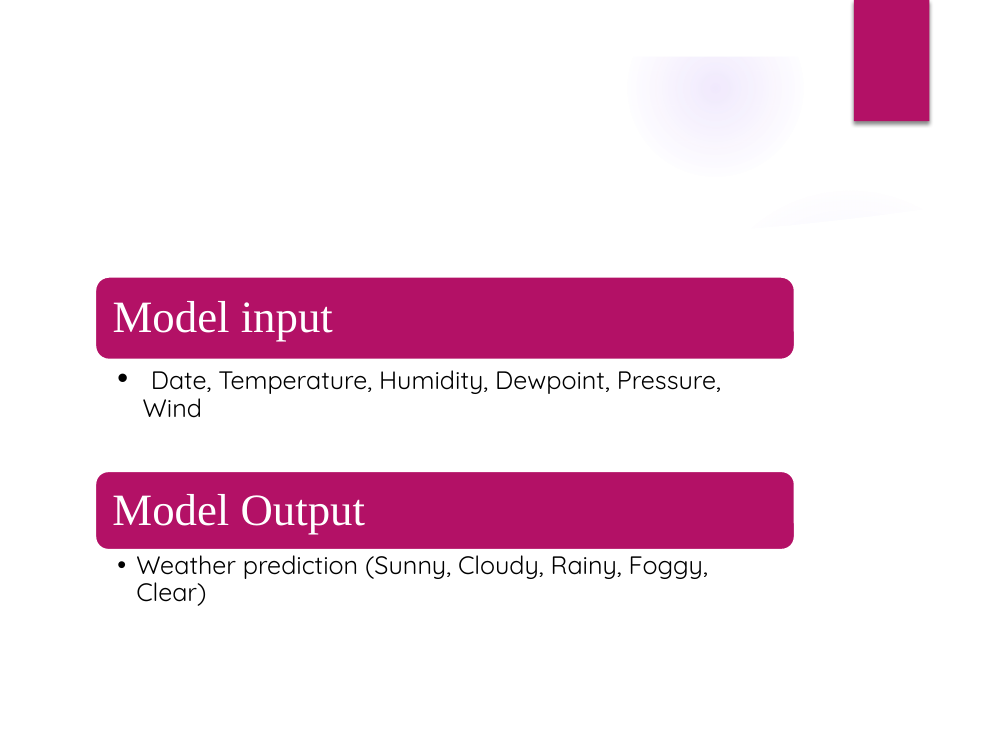
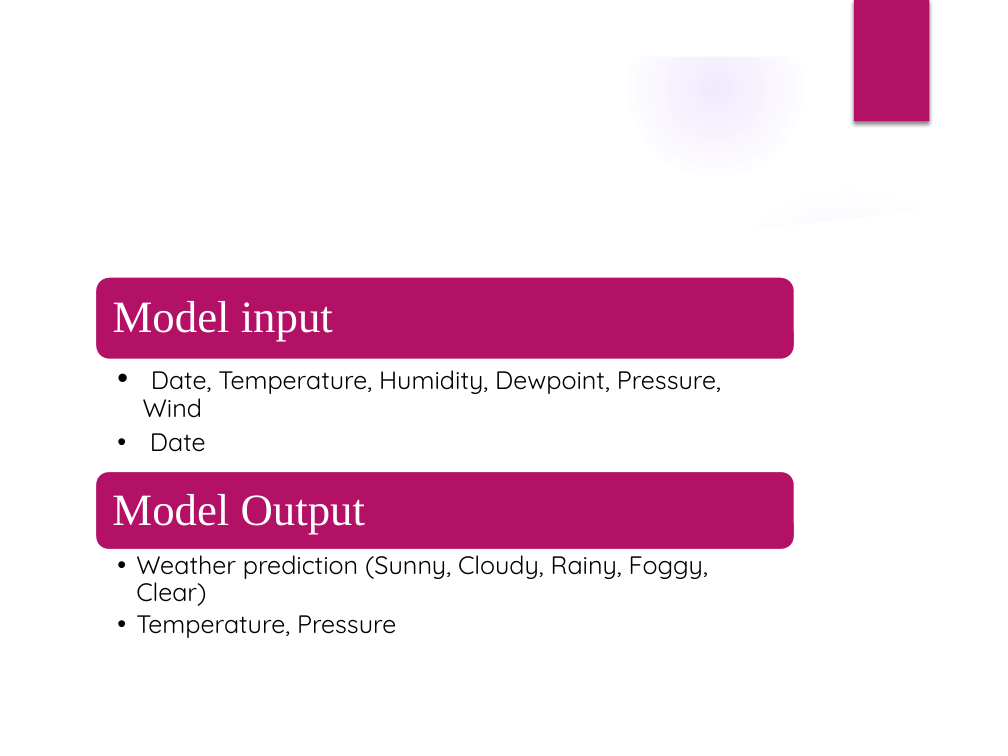
Before and after one commit to yingy4/csye7200-spring2018-group9, a slide deck: slide 3 of Presentation/Planning_Presentation _Team 9.pptx (slide 2 before the commit). Drawn at 1008x756 pixels with LibreOffice and Linux fonts; fonts in the diff are those of the drawing; background and template pictures are left out. Boxes give left, top, right and bottom in pixels: in the first picture for what was removed or moved away, otherwise in the second. Text is boxed around its words. In the diff, an @@ line names an element or a change of style, - is before the commit and + after.

```diff
--- a/Presentation/Planning_Presentation _Team 9.pptx
+++ b/Presentation/Planning_Presentation _Team 9.pptx
@@ text at [150, 433, 206, 452]: paragraph added @@
+  • Date
@@ text at [136, 615, 396, 638]: paragraph added @@
+  • Temperature, Pressure
```
Also in this commit, not shown: 3 other slides changed.
